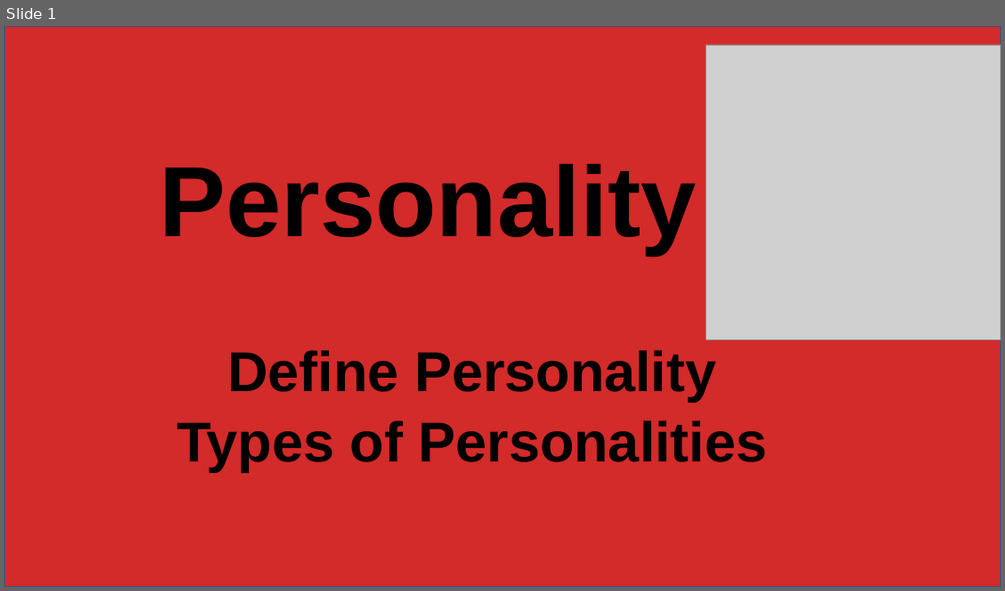
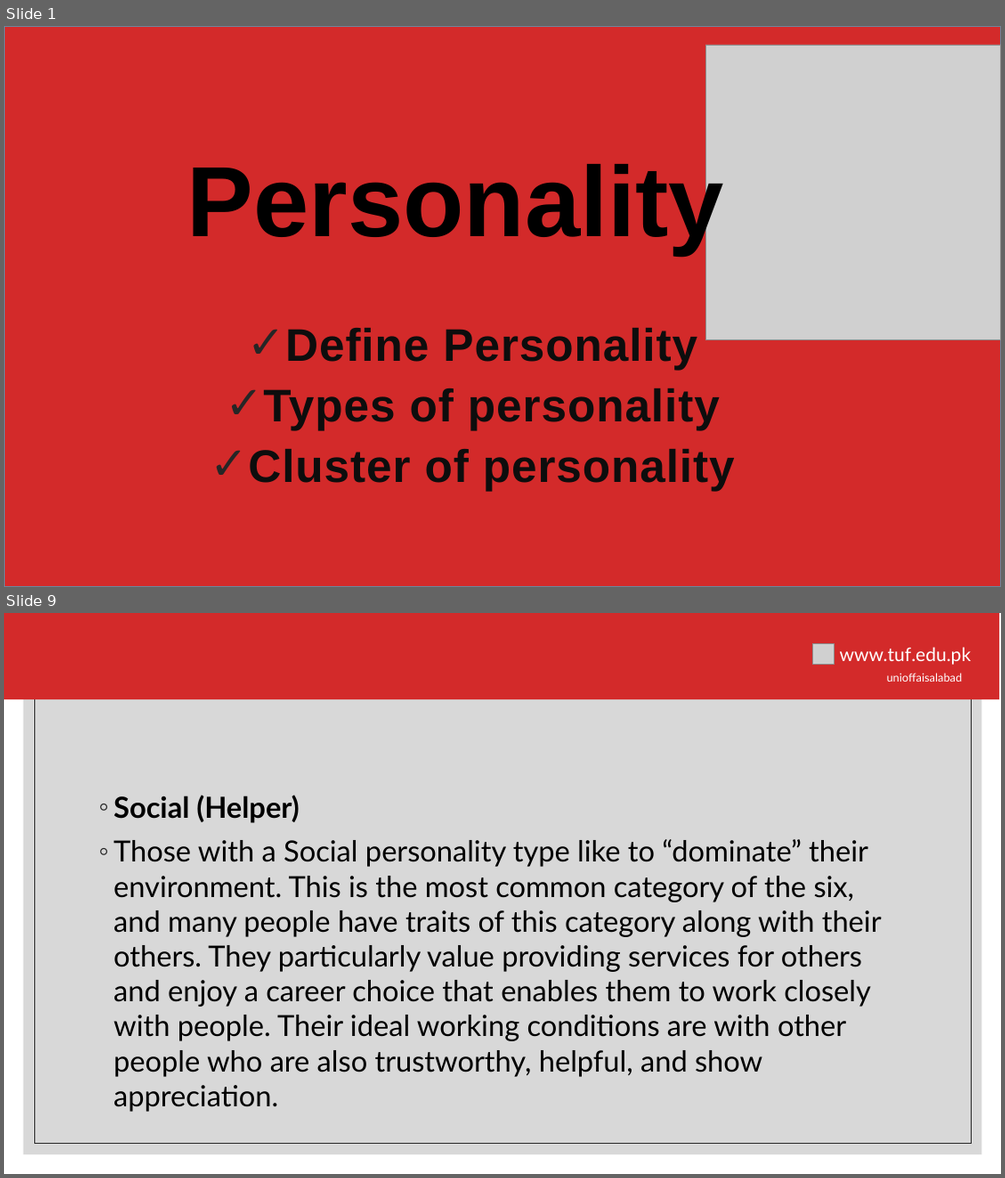
Before and after one commit to hamnasz/Semester-IV, a slide deck: Psychology/Mids/Slides/Lecture # 6.pptx. Shown one above the other, each under a label of ours: slide 1 before the commit, slides 1 and 9 after it; the slides between them are not shown. The pictures are 1005x591 and 1005x1178 pixels, drawn with LibreOffice and Linux fonts; fonts in the diff are those of the drawing; grey boxes stand for pictures; background and template pictures are left out. Boxes give left, top, right and bottom in pixels: in the first picture for what was removed or moved away, otherwise in the second. Text is boxed around its words. In the diff, an @@ line names an element or a change of style, - is before the commit and + after.

```diff
--- a/Psychology/Mids/Slides/Lecture # 6.pptx
+++ b/Psychology/Mids/Slides/Lecture # 6.pptx
@@ slide 9 added at (4, 613, 1001, 1174), background #FFFFFF @@
@@ rectangle added at (24, 633, 982, 1154), fill #BFBFBF at 60% opacity @@
@@ rectangle added at (34, 643, 971, 1143), outline #262626 0.5 pt @@
@@ group added at (4, 613, 999, 699): 2 texts, 1 rectangle, 1 picture @@
+unioffaisalabad
+www.tuf.edu.pk
@@ text added at (113, 795, 882, 1111), 28 pt, text #000000 @@
+◦ Social (Helper)
+◦ Those with a Social personality type like to “dominate” their environment. This is the most common category of the six, and many people have traits of this category along with their others. They particularly value providing services for others and enjoy a career choice that enables them to work closely with people. Their ideal working conditions are with other people who are also trustworthy, helpful, and show appreciation.
@@ slide 1 changed as well @@
@@ rectangle at (4, 26, 1001, 587): outline #325491 1 pt to #6D879B 1 pt @@
@@ rectangle added at (111, 130, 894, 483), fill #FFFFFF @@
@@ text "Personality" rewrapped from (160, 164, 696, 254) to (187, 157, 724, 254) @@
@@ subtitle "Define Personality": place and size @@
-subtitle "Define Personality" at (177, 350, 768, 472)
+subtitle "Define Personality" at (248, 328, 735, 491)
@@ subtitle at (285, 328, 697, 370): size 54 to 44 pt, text colour #000000 to #0D0D0D, letter spacing 0 to 0.8 pt in "Define Personality"; bullet none to ✓; line spacing 0.9 to 1.1; less space between paragraphs @@
@@ subtitle at (248, 388, 735, 491): text changed; size 54 to 44 pt; text colour #000000 to #0D0D0D @@
-Types of Personalities
+✓ Types of personality
+✓ Cluster of personality
```
Also in this commit, not shown: 2 other slides changed, 8 other slides added, 9 slides removed, 4 other files.
